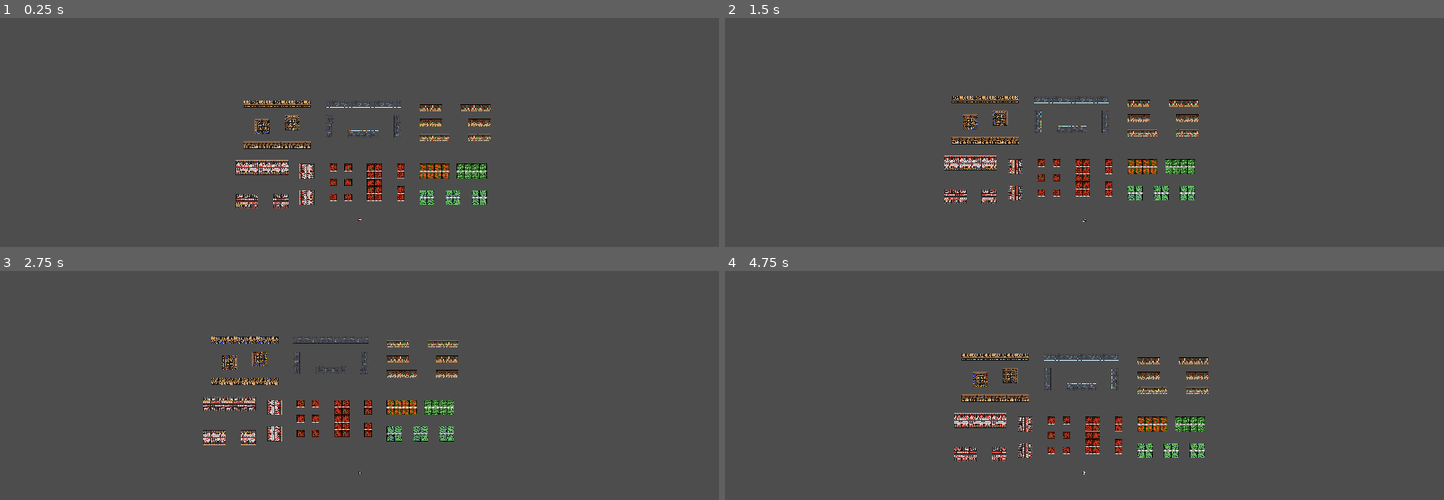
Above: before the commit, frames 1-4 (two rows, left to right).
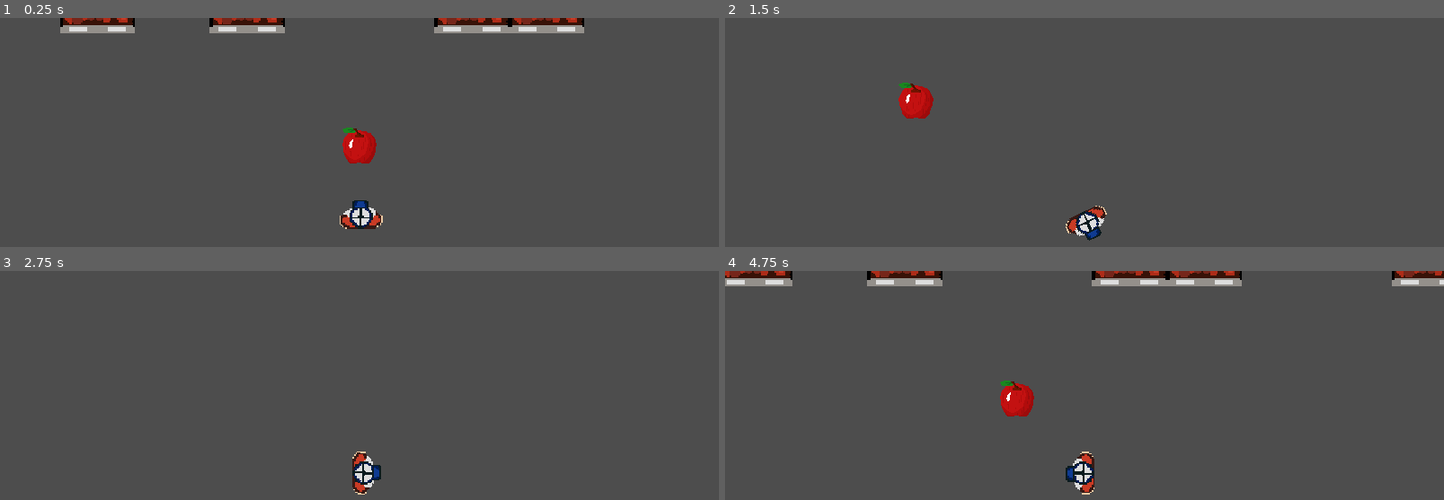
Above: after the commit, the same moments.

Repository: Drury-Indie-Game-Studio/GGJ2024
Game: Godot game, scene res://Scenes/supermarket.tscn
Same seed, same stepped clock (60 frames per second), same inputs: the game is played once before the commit and once after it. This scene is started directly instead of the project's main scene.
Inputs (mouse positions are in pixels of both pictures, inside the frame that each line leads up to):
- Up to frame 1 (0.25 s): no input
- Up to frame 2 (1.5 s): tap Enter at 0.5 s; move the mouse to (1242, 198) at 0.52 s; hold Right (ui_right) 0.53-1.28 s; move the mouse to (940, 240) at 1.27 s; hold Down (ui_down) from 1.28 s (still down)
- Up to frame 3 (2.75 s): move the mouse to (431, 383) at 2.02 s; release Down (ui_down) at 2.03 s; hold Right (ui_right) from 2.03 s (still down)
- Up to frame 4 (4.75 s): move the mouse to (outside the picture) at 2.77 s; release Right (ui_right) at 2.78 s; hold Up (ui_up) 2.78-3.53 s; move the mouse to (outside the picture) at 3.52 s; hold Left (ui_left) from 3.53 s (still down); move the mouse to (868, 412) at 4.27 s

The runs differ from the first frame. In frame 1, 8.2% of the frame differs, in the area x 8-82%, y 0-93%; in frame 2, 5.4%; in frame 3, 4.7%; in frame 4, 8.4%, in the area x 0-100%, y 0-98%.

Commit message:
Imported food textures

Diff:
--- /dev/null
+++ b/Scenes/collectible.gd
@@ -0,0 +1,19 @@
+extends Area2D
+
+var fade = 1.0
+var collected = false
+
+func _ready():
+	fade = 1.0
+	collected = false
+	modulate = Color(1.0,1.0,1.0,fade)
+
+func _on_body_entered(body):
+	if collected == false:
+		collected = true
+		print("Collected")
+
+func _process(delta):
+	if collected == true:
+		fade -= 1.0*delta
+		modulate = Color(1.0,1.0,1.0,fade)
--- /dev/null
+++ b/Scenes/collectible.tscn
@@ -0,0 +1,98 @@
+[gd_scene load_steps=22 format=3 uid="uid://cru6qktqsjm2j"]
+
+[ext_resource type="Script" path="res://Scenes/collectible.gd" id="1_0lvef"]
+[ext_resource type="Texture2D" uid="uid://d2i6r8gbr16xn" path="res://Assets/Sprites/Ingredients/Apple.png" id="1_ti0ma"]
+[ext_resource type="Texture2D" uid="uid://dmn783dl5rl6m" path="res://Assets/Sprites/Ingredients/Banana.png" id="2_4ypoa"]
+[ext_resource type="Texture2D" uid="uid://bp5fxgnv25jhx" path="res://Assets/Sprites/Ingredients/Beef.png" id="3_ikk4n"]
+[ext_resource type="Texture2D" uid="uid://cf5ck1pafxomk" path="res://Assets/Sprites/Ingredients/Bread.png" id="4_7on7y"]
+[ext_resource type="Texture2D" uid="uid://b8q4k6uopbuma" path="res://Assets/Sprites/Ingredients/Brownie.png" id="5_hgo8x"]
+[ext_resource type="Texture2D" uid="uid://dwwdqneetmxl8" path="res://Assets/Sprites/Ingredients/Butter.png" id="6_2w12r"]
+[ext_resource type="Texture2D" uid="uid://bvqdctpc1wm0d" path="res://Assets/Sprites/Ingredients/Carrot.png" id="7_1njwk"]
+[ext_resource type="Texture2D" uid="uid://cv6vyoqac5nyk" path="res://Assets/Sprites/Ingredients/Cheese.png" id="8_4aou8"]
+[ext_resource type="Texture2D" uid="uid://bd2jxtthoe7ym" path="res://Assets/Sprites/Ingredients/Chicken.png" id="9_ob2hm"]
+[ext_resource type="Texture2D" uid="uid://bcin7wp6labu" path="res://Assets/Sprites/Ingredients/cookie.png" id="10_lrvgj"]
+[ext_resource type="Texture2D" uid="uid://pvmdw8n85px2" path="res://Assets/Sprites/Ingredients/Egg.png" id="11_kb3jn"]
+[ext_resource type="Texture2D" uid="uid://bxjuvulk1pop" path="res://Assets/Sprites/Ingredients/GarlicPowder.png" id="12_4hbvg"]
+[ext_resource type="Texture2D" uid="uid://bv5emjgukhjhx" path="res://Assets/Sprites/Ingredients/Lettuce.png" id="13_jwv8x"]
+[ext_resource type="Texture2D" uid="uid://dxjq0wtj6n88n" path="res://Assets/Sprites/Ingredients/Milk.png" id="14_rb88o"]
+[ext_resource type="Texture2D" uid="uid://cxo11g3cfirag" path="res://Assets/Sprites/Ingredients/Orange.png" id="15_kxlf5"]
+[ext_resource type="Texture2D" uid="uid://dkoj2ggf6gfsp" path="res://Assets/Sprites/Ingredients/Pepper.png" id="16_5vwpk"]
+[ext_resource type="Texture2D" uid="uid://dih1nve57smah" path="res://Assets/Sprites/Ingredients/Potato.png" id="17_8qjw0"]
+[ext_resource type="Texture2D" uid="uid://c8j2cxqnjno7v" path="res://Assets/Sprites/Ingredients/Salt.png" id="18_v3tch"]
+
+[sub_resource type="SpriteFrames" id="SpriteFrames_maigm"]
+animations = [{
+"frames": [{
+"duration": 1.0,
+"texture": ExtResource("1_ti0ma")
+}, {
+"duration": 1.0,
+"texture": ExtResource("2_4ypoa")
+}, {
+"duration": 1.0,
+"texture": ExtResource("3_ikk4n")
+}, {
+"duration": 1.0,
+"texture": ExtResource("4_7on7y")
+}, {
+"duration": 1.0,
+"texture": ExtResource("5_hgo8x")
+}, {
+"duration": 1.0,
+"texture": ExtResource("6_2w12r")
+}, {
+"duration": 1.0,
+"texture": ExtResource("7_1njwk")
+}, {
+"duration": 1.0,
+"texture": ExtResource("8_4aou8")
+}, {
+"duration": 1.0,
+"texture": ExtResource("9_ob2hm")
+}, {
+"duration": 1.0,
+"texture": ExtResource("10_lrvgj")
+}, {
+"duration": 1.0,
+"texture": ExtResource("11_kb3jn")
+}, {
+"duration": 1.0,
+"texture": ExtResource("12_4hbvg")
+}, {
+"duration": 1.0,
+"texture": ExtResource("13_jwv8x")
+}, {
+"duration": 1.0,
+"texture": ExtResource("14_rb88o")
+}, {
+"duration": 1.0,
+"texture": ExtResource("15_kxlf5")
+}, {
+"duration": 1.0,
+"texture": ExtResource("16_5vwpk")
+}, {
+"duration": 1.0,
+"texture": ExtResource("17_8qjw0")
+}, {
+"duration": 1.0,
+"texture": ExtResource("18_v3tch")
+}],
+"loop": true,
+"name": &"default",
+"speed": 5.0
+}]
+
+[sub_resource type="RectangleShape2D" id="RectangleShape2D_jc0ai"]
+size = Vector2(53, 53)
+
+[node name="Collectible" type="Area2D"]
+script = ExtResource("1_0lvef")
+
+[node name="AnimatedSprite2D" type="AnimatedSprite2D" parent="."]
+sprite_frames = SubResource("SpriteFrames_maigm")
+
+[node name="CollisionShape2D" type="CollisionShape2D" parent="."]
+position = Vector2(-1.5, 0.5)
+shape = SubResource("RectangleShape2D_jc0ai")
+
+[connection signal="body_entered" from="." to="." method="_on_body_entered"]
--- a/Scenes/cook_off.tscn
+++ b/Scenes/cook_off.tscn
@@ -1,8 +1,8 @@
 [gd_scene load_steps=7 format=3 uid="uid://dtaigigjbavp3"]
 
 [ext_resource type="Script" path="res://Scenes/cook_off.gd" id="1_l3hke"]
-[ext_resource type="Texture2D" uid="uid://cw5qrg7wqxigk" path="res://Assets/Sprites/MainMenu/menu_bg.png" id="1_x4en2"]
 [ext_resource type="Texture2D" uid="uid://2uivodh2whyk" path="res://Assets/Sprites/Dads/Boomer.png" id="2_mhjw3"]
+[ext_resource type="Texture2D" uid="uid://debypx7ap5agy" path="res://Assets/Sprites/MainMenu/empty_bg.png" id="2_svlli"]
 [ext_resource type="Texture2D" uid="uid://ul1wwe5nev1k" path="res://Assets/Sprites/Dads/Football_dad.png" id="3_tdl2r"]
 [ext_resource type="Texture2D" uid="uid://bmagyshvyxrek" path="res://Assets/Sprites/Dads/Hippie.png" id="4_hfrlj"]
 [ext_resource type="Texture2D" uid="uid://b6ax74ibjk8yd" path="res://Assets/Sprites/Dads/MainDad.png" id="5_6sdsw"]
@@ -16,7 +16,7 @@
 modulate = Color(0.34902, 0.462745, 0.560784, 1)
 position = Vector2(988.889, 546.875)
 scale = Vector2(4.91667, 4.91667)
-texture = ExtResource("1_x4en2")
+texture = ExtResource("2_svlli")
 
 [node name="Dad1" type="CanvasGroup" parent="UI"]
 position = Vector2(988.889, 546.875)
--- a/Scenes/player.tscn
+++ b/Scenes/player.tscn
@@ -32,5 +32,12 @@
 shape = SubResource("RectangleShape2D_17pgq")
 
 [node name="Camera2D" type="Camera2D" parent="."]
-zoom = Vector2(0.2, 0.2)
+zoom = Vector2(2, 2)
 position_smoothing_speed = 10.0
+
+[node name="Area2D" type="Area2D" parent="."]
+
+[node name="CollisionShape2D" type="CollisionShape2D" parent="Area2D"]
+texture_filter = 1
+position = Vector2(1, -2)
+shape = SubResource("RectangleShape2D_17pgq")
--- a/Scenes/supermarket.gd
+++ b/Scenes/supermarket.gd
@@ -1,6 +1,7 @@
 extends Node2D
 
 var index = 0
+@export var collectible: PackedScene
 
 var section_locations = [
 	Vector2(0,0),
@@ -30,6 +31,13 @@
 	section_locations.remove_at(index)
 	$Veggies.position = section_locations[0]
 
+	var item = collectible.instantiate()
+	add_child(item)
+	item.get_child(0).animation = "default"
+	item.get_child(0).play()
+	item.get_child(0).set_frame_and_progress(10,1.0)
+	print(item.get_child(0).frame)
+
 
 # Called every frame. 'delta' is the elapsed time since the previous frame.
 func _process(delta):
--- a/Scenes/supermarket.tscn
+++ b/Scenes/supermarket.tscn
@@ -8,9 +8,11 @@
 [ext_resource type="PackedScene" uid="uid://di3veud4o56or" path="res://Scenes/spices.tscn" id="5_at8re"]
 [ext_resource type="PackedScene" uid="uid://oyji51f14csn" path="res://Scenes/veggies.tscn" id="6_p5flj"]
 [ext_resource type="PackedScene" uid="uid://1xr68ruol8qe" path="res://Scenes/player.tscn" id="7_d43cc"]
+[ext_resource type="PackedScene" uid="uid://cru6qktqsjm2j" path="res://Scenes/collectible.tscn" id="9_l8xmf"]
 
 [node name="Supermarket" type="Node2D"]
 script = ExtResource("1_now5t")
+collectible = ExtResource("9_l8xmf")
 
 [node name="Fruits" parent="." instance=ExtResource("1_myrc3")]
 position = Vector2(1150, 0)
@@ -31,3 +33,6 @@
 
 [node name="Player" parent="." instance=ExtResource("7_d43cc")]
 position = Vector2(1700, 1600)
+
+[node name="Collectible" parent="." instance=ExtResource("9_l8xmf")]
+position = Vector2(1700, 1500)
Binary file added: Assets/Sprites/Dishes/plate_1.png
Not shown, added: Assets/Sprites/Dishes/plate_1.png.import
Binary file added: Assets/Sprites/Dishes/plate_2.png
Not shown, added: Assets/Sprites/Dishes/plate_2.png.import
Binary file added: Assets/Sprites/Dishes/plate_3.png
Not shown, added: Assets/Sprites/Dishes/plate_3.png.import
Binary file added: Assets/Sprites/Dishes/plate_4.png
Not shown, added: Assets/Sprites/Dishes/plate_4.png.import
Binary file added: Assets/Sprites/Ingredients/Apple.png
Not shown, added: Assets/Sprites/Ingredients/Apple.png.import
Binary file added: Assets/Sprites/Ingredients/Banana.png
Not shown, added: Assets/Sprites/Ingredients/Banana.png.import
(and 35 more such lines)
